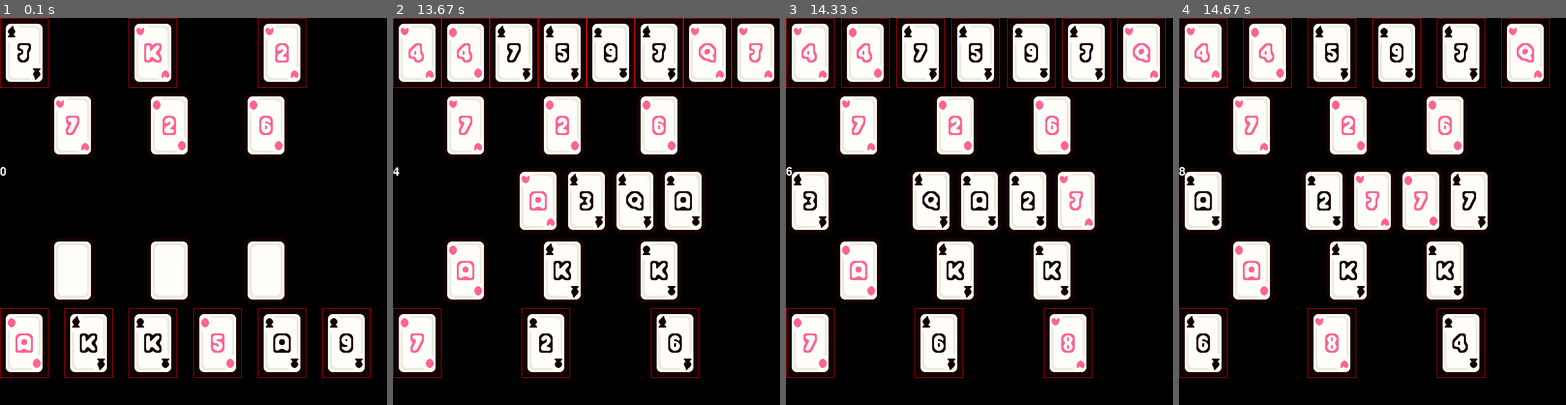
Above: before the commit, frames 1-4 (left to right).
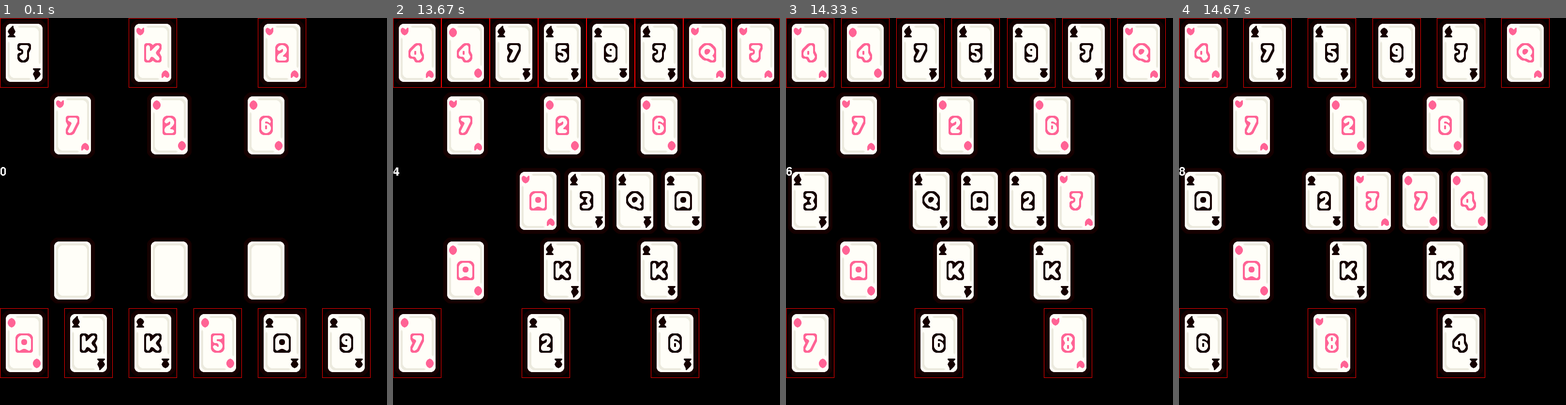
Above: after the commit, the same moments.

Repository: Zomby-Fraser/CastlePyGame
Game: pygame game, started from main.py
Two runs of this game, one before a commit and one after it. Both use one fixed random seed, a clock stepped at 60 frames per second and the inputs below.
Inputs (mouse positions are in pixels of both pictures, inside the frame that each line leads up to):
- Up to frame 1 (0.1 s): no input
- Up to frame 2 (13.67 s): click (416, 343) at 0.38 s; click (416, 343) at 0.72 s; click (416, 343) at 1.05 s; click (547, 343) at 1.38 s; click (416, 343) at 1.72 s; click (567, 312) at 2.05 s; click (675, 343) at 3.38 s; click (675, 343) at 4.72 s; click (528, 323) at 6.05 s; click (416, 343) at 7.38 s; click (656, 339) at 8.22 s; click (416, 343) at 9.05 s; click (547, 327) at 10.38 s; click (532, 358) at 11.72 s; click (656, 327) at 12.05 s; click (547, 343) at 12.88 s
- Up to frame 3 (14.33 s): click (960, 312) at 13.72 s
- Up to frame 4 (14.67 s): click (1202, 343) at 14.55 s

Frames 1-3 are identical in both runs. In frame 4, 0.5% of the frame differs, in the area x 18-80%, y 2-55%.

Commit message:
fix 7s rule

Diff:
--- a/player.py
+++ b/player.py
@@ -81,6 +81,7 @@
             index_of_selected_card = self.hand.index(selected_card)
             center_pile.append(selected_card)
             entire_pile.append(selected_card)
+            print(f"Computer played: {selected_card}")
             if len(center_pile) > 4:
                 center_pile.pop(0)
             self.hand_rect.pop(index_of_selected_card)  # Remove the card's Rect from hand
--- a/rules.py
+++ b/rules.py
@@ -8,19 +8,28 @@
         self.config = config
 
     def is_card_playable(self, selected_card, top_pile_card, player_debug = False, debug_type = "Always Playable"):
+        print(f"Top Card: {top_pile_card}")
+        print(f"Selected Card: {selected_card}")
         if not top_pile_card:
+            print(1)
             return True
         elif self.debug_mode and player_debug and debug_type == "Always Playable":
+            print(2)
             return True
         elif self.debug_mode and player_debug and debug_type == "Never Playable":
+            print(3)
             return False
         elif selected_card.rank in ["Two", "Three", "Seven", "Ten"]:
+            print(4)
             return True
         elif top_pile_card.rank == "Seven" and top_pile_card.value > selected_card.value:
+            print(5)
             return True
-        elif selected_card.value >= top_pile_card.value:
+        elif top_pile_card.rank != "Seven" and selected_card.value >= top_pile_card.value:
+            print(6)
             return True
         else:
+            print(7)
             return False
 
     def has_playable_card(self, player, top_card, player_debug = False, debug_type = "Always Playable"):
